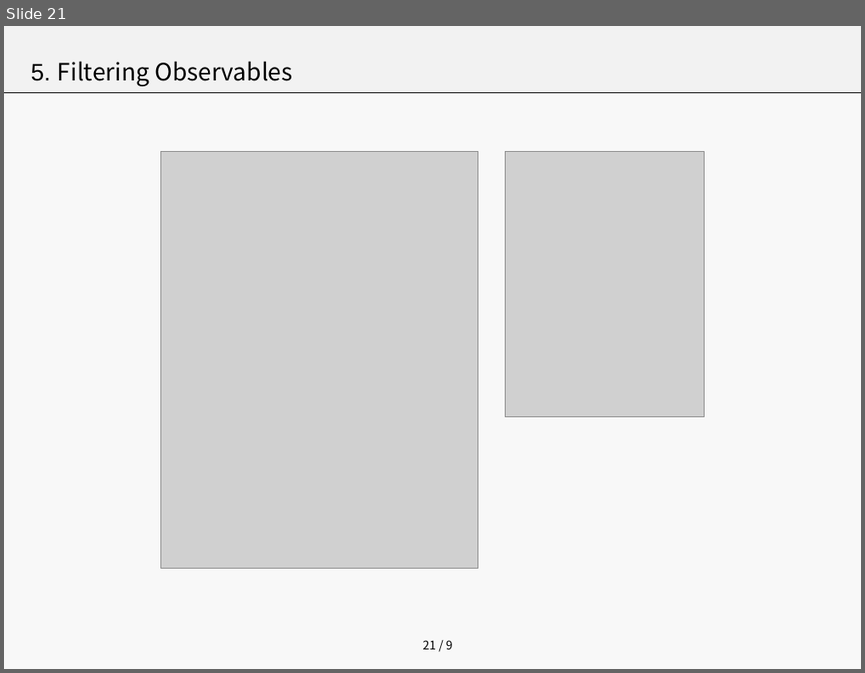
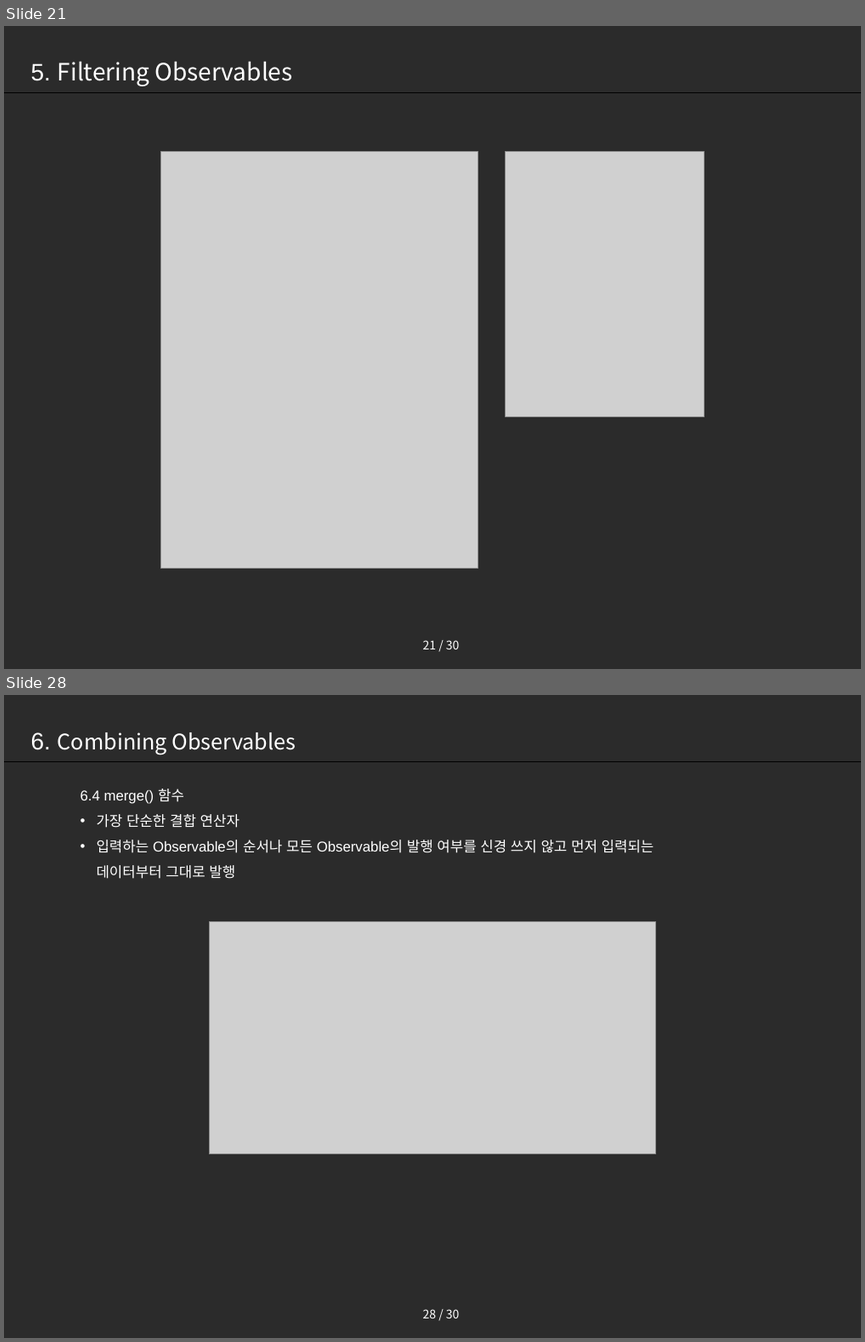
Before and after one commit to seoyoon630/RxDemo, a slide deck: RxJava.pptx. Shown one above the other, each under a label of ours: slide 21 before the commit, slides 21 and 28 after it; the slides between them are not shown. The pictures are 865x673 and 865x1342 pixels, drawn with LibreOffice and Linux fonts; fonts in the diff are those of the drawing; grey boxes stand for pictures. Boxes give left, top, right and bottom in pixels: in the first picture for what was removed or moved away, otherwise in the second. Text is boxed around its words. In the diff, an @@ line names an element or a change of style, - is before the commit and + after.

Commit message:
1. combiningObservables

```diff
--- a/RxJava.pptx
+++ b/RxJava.pptx
@@ slide 28 added at (4, 695, 861, 1338), background #000000 at 83% opacity; not listed: 2 template elements that a slide beside it also shows @@
@@ text added at (31, 732, 296, 755), 18 pt, text #FFFFFF @@
+6. Combining Observables
@@ text added at (80, 789, 654, 879), 12 pt, text #FFFFFF @@
+  6.4 merge() 함수
+• 가장 단순한 결합 연산자
+• 입력하는 Observable의 순서나 모든 Observable의 발행 여부를 신경 쓰지 않고 먼저 입력되는
+  데이터부터 그대로 발행
@@ picture added at (210, 922, 656, 1154) @@
@@ slide 21 changed as well @@
@@ background #F2F2F2 at 50% opacity to #000000 at 83% opacity @@
@@ rectangle removed at (4, 26, 861, 92) @@
@@ text "5. Filtering Observables" at (31, 61, 292, 86): text colour #000000 to #FFFFFF @@
@@ page number at (423, 640, 460, 649): text changed; text colour #000000 to #FFFFFF @@
-21 / 9
+21 / 30
```
Also in this commit, not shown: 20 other slides changed, 10 other slides added, 3 other files.
